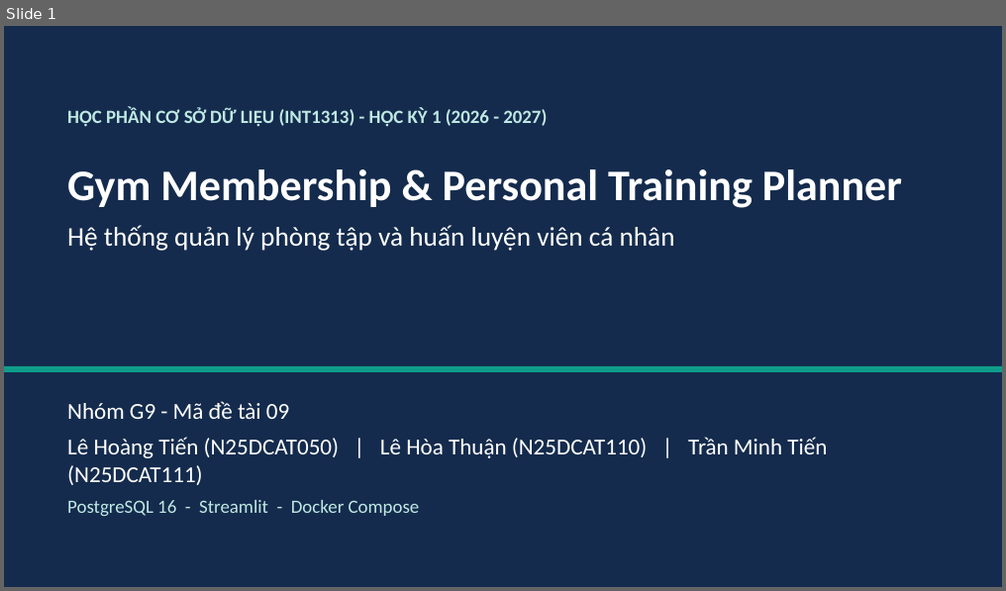
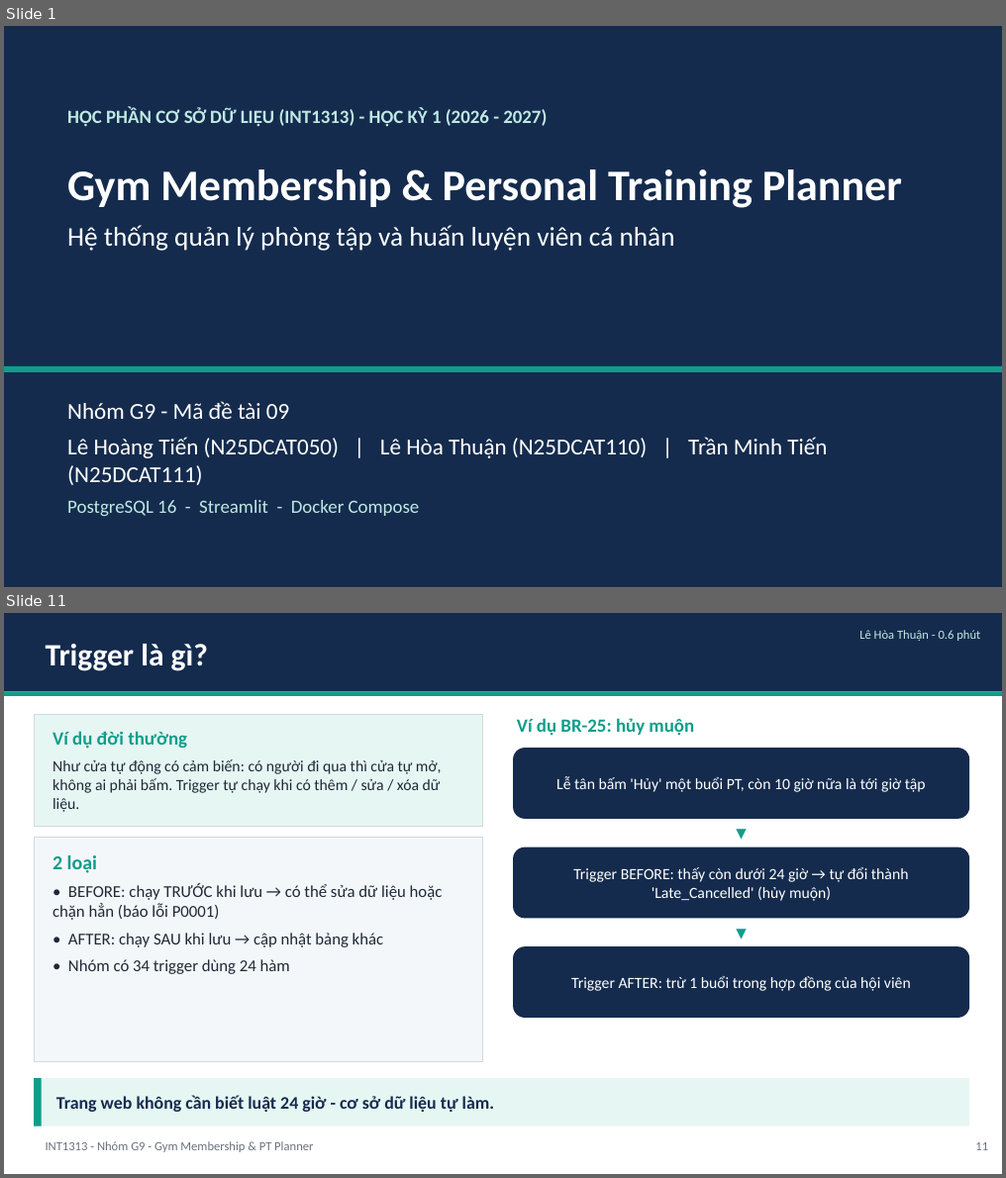
Before and after one commit to TienVN6222/PTIT_INT1313_CSDL_Group9, a slide deck: Phase 4/presentation/deck.pptx. Shown one above the other, each under a label of ours: slide 1 before the commit, slides 1 and 11 after it; the slides between them are not shown. The pictures are 1006x591 and 1006x1178 pixels, drawn with LibreOffice and Linux fonts; fonts in the diff are those of the drawing. Boxes give left, top, right and bottom in pixels: in the first picture for what was removed or moved away, otherwise in the second. Text is boxed around its words. In the diff, an @@ line names an element or a change of style, - is before the commit and + after.

```diff
--- a/Phase 4/presentation/deck.pptx
+++ b/Phase 4/presentation/deck.pptx
@@ slide 11 added at [4,613,1002,1174], background #FFFFFF @@
@@ rectangle added at [4,613,1002,691], fill #142B4D @@
@@ text added at [859,630,980,641], 12 pt, text #BFE9E3 @@
+Lê Hòa Thuận - 0.6 phút
@@ text added at [46,644,208,671], 30 pt, text #FFFFFF, bold @@
+Trigger là gì?
@@ rectangle added at [4,691,1002,696], fill #0F9D8A @@
@@ rectangle added at [34,714,483,827], fill #E6F6F3, outline #D1D9E0 0.75 pt @@
@@ text added at [53,731,442,812], 15 pt, text #1F2937 @@
+Ví dụ đời thường
+Như cửa tự động có cảm biến: có người đi qua thì cửa tự mở, không ai phải bấm. Trigger tự chạy khi có thêm / sửa / xóa dữ liệu.
@@ text added at [517,718,694,736], 18 pt, text #0F9D8A, bold @@
+Ví dụ BR-25: hủy muộn
@@ rounded rectangle added at [513,748,969,819], fill #142B4D @@
@@ text added at [556,776,926,792], 15 pt, text #FFFFFF @@
+Lễ tân bấm 'Hủy' một buổi PT, còn 10 giờ nữa là tới giờ tập
@@ text added at [513,819,969,848], 13 pt, text #0F9D8A @@
+▼
@@ rectangle added at [34,838,483,1062], fill #F4F7FA, outline #D1D9E0 0.75 pt @@
@@ rounded rectangle added at [513,848,969,919], fill #142B4D @@
@@ text added at [53,856,443,974], 16 pt, text #1F2937 @@
+2 loại
+• BEFORE: chạy TRƯỚC khi lưu → có thể sửa dữ liệu hoặc chặn hẳn (báo lỗi P0001)
+• AFTER: chạy SAU khi lưu → cập nhật bảng khác
+• Nhóm có 34 trigger dùng 24 hàm
@@ text added at [573,867,909,901], 15 pt, text #FFFFFF @@
+Trigger BEFORE: thấy còn dưới 24 giờ → tự đổi thành 'Late_Cancelled' (hủy muộn)
@@ text added at [513,919,969,947], 13 pt, text #0F9D8A @@
+▼
@@ rounded rectangle added at [513,947,969,1018], fill #142B4D @@
@@ text added at [571,976,911,991], 15 pt, text #FFFFFF @@
+Trigger AFTER: trừ 1 buổi trong hợp đồng của hội viên
@@ rectangle added at [34,1078,969,1127], fill #E6F6F3 @@
@@ rectangle added at [34,1078,42,1127], fill #0F9D8A @@
@@ text added at [56,1095,495,1112], 17 pt, text #142B4D, bold @@
+Trang web không cần biết luật 24 giờ - cơ sở dữ liệu tự làm.
@@ text added at [46,1142,313,1153], 12 pt, text #6B7280 @@
+INT1313 - Nhóm G9 - Gym Membership & PT Planner
@@ text added at [975,1143,988,1151], 12 pt, text #6B7280 @@
+11
```
Also in this commit, not shown: 6 slides changed, 19 other slides added, 8 slides removed, 23 other files.
